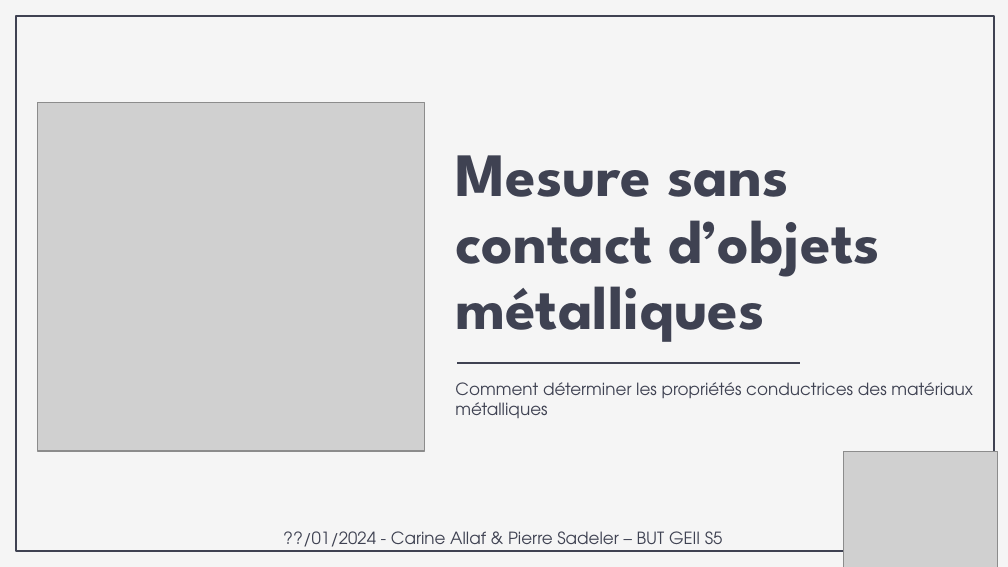
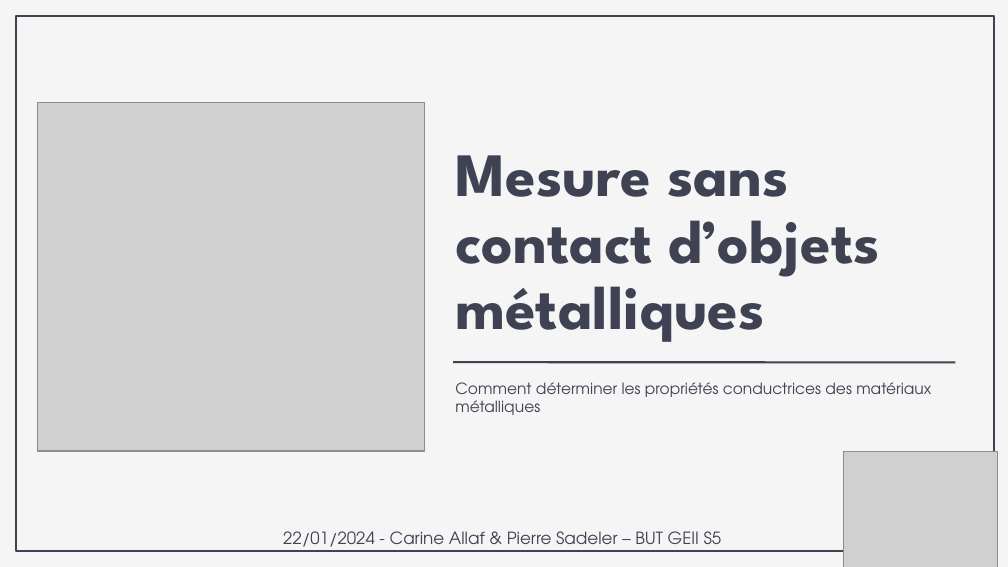
Before and after one commit to psadelerge1/mesures_sans_contact_obj_met, a slide deck: slide 1 of word/PP_Allaf_Sadeler.pptx. Drawn at 1008x567 pixels with LibreOffice and Linux fonts; fonts in the diff are those of the drawing; grey boxes stand for pictures. Boxes give left, top, right and bottom in pixels: in the first picture for what was removed or moved away, otherwise in the second. Text is boxed around its words. In the diff, an @@ line names an element or a change of style, - is before the commit and + after.

```diff
--- a/word/PP_Allaf_Sadeler.pptx
+++ b/word/PP_Allaf_Sadeler.pptx
@@ subtitle "Comment déterminer les propriétés conductrices ..." at bbox=[455, 382, 931, 415]: size 12 to 11 pt @@
@@ line moved from (458, 363) - (800, 363) to (453, 362) - (956, 363) @@
@@ text at bbox=[283, 531, 722, 552]: text changed @@
-??/01/2024 - Carine Allaf & Pierre Sadeler – BUT GEII S5
+22/01/2024 - Carine Allaf & Pierre Sadeler – BUT GEII S5
```
Also in this commit, not shown: 16 other slides changed, 4 other files.
